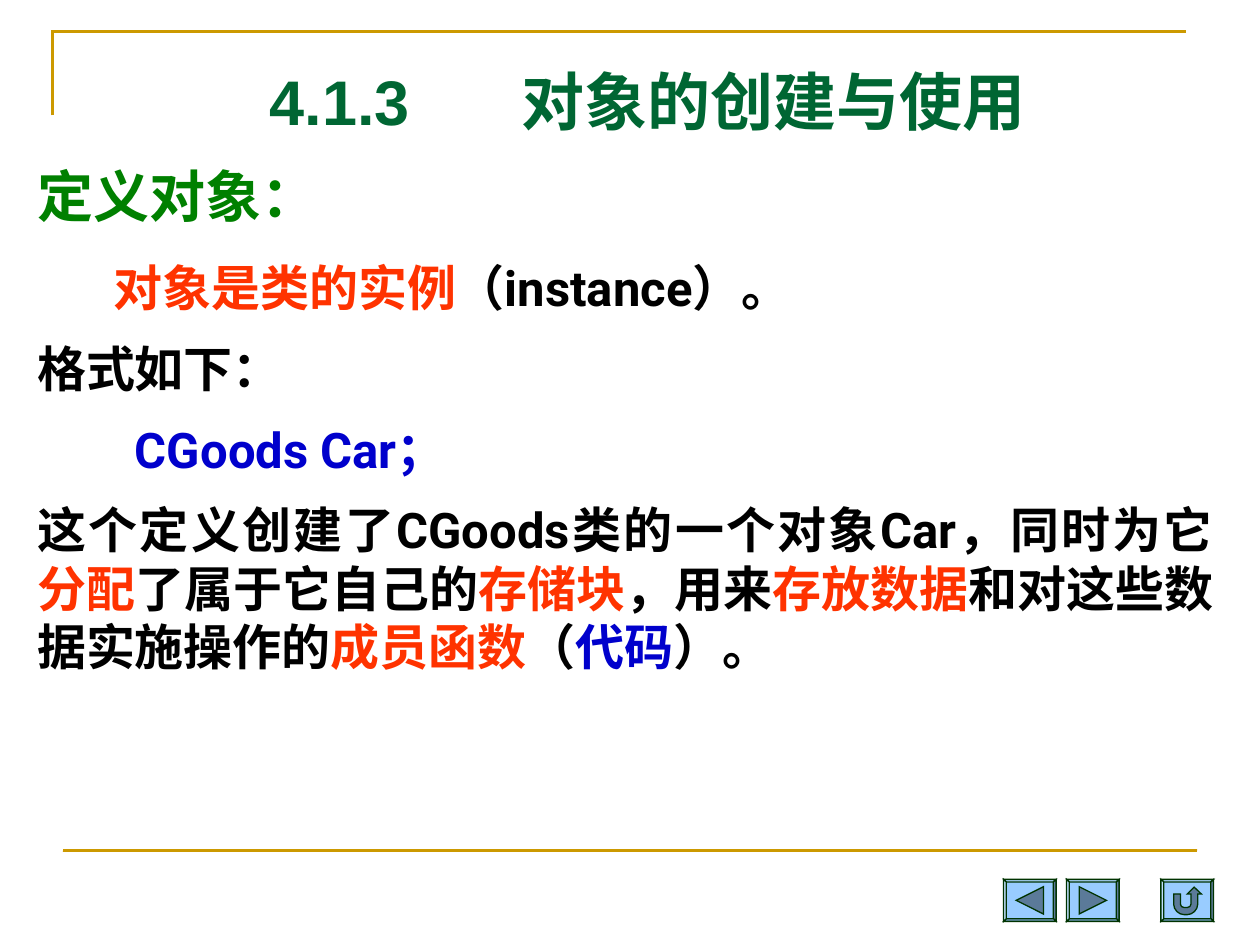
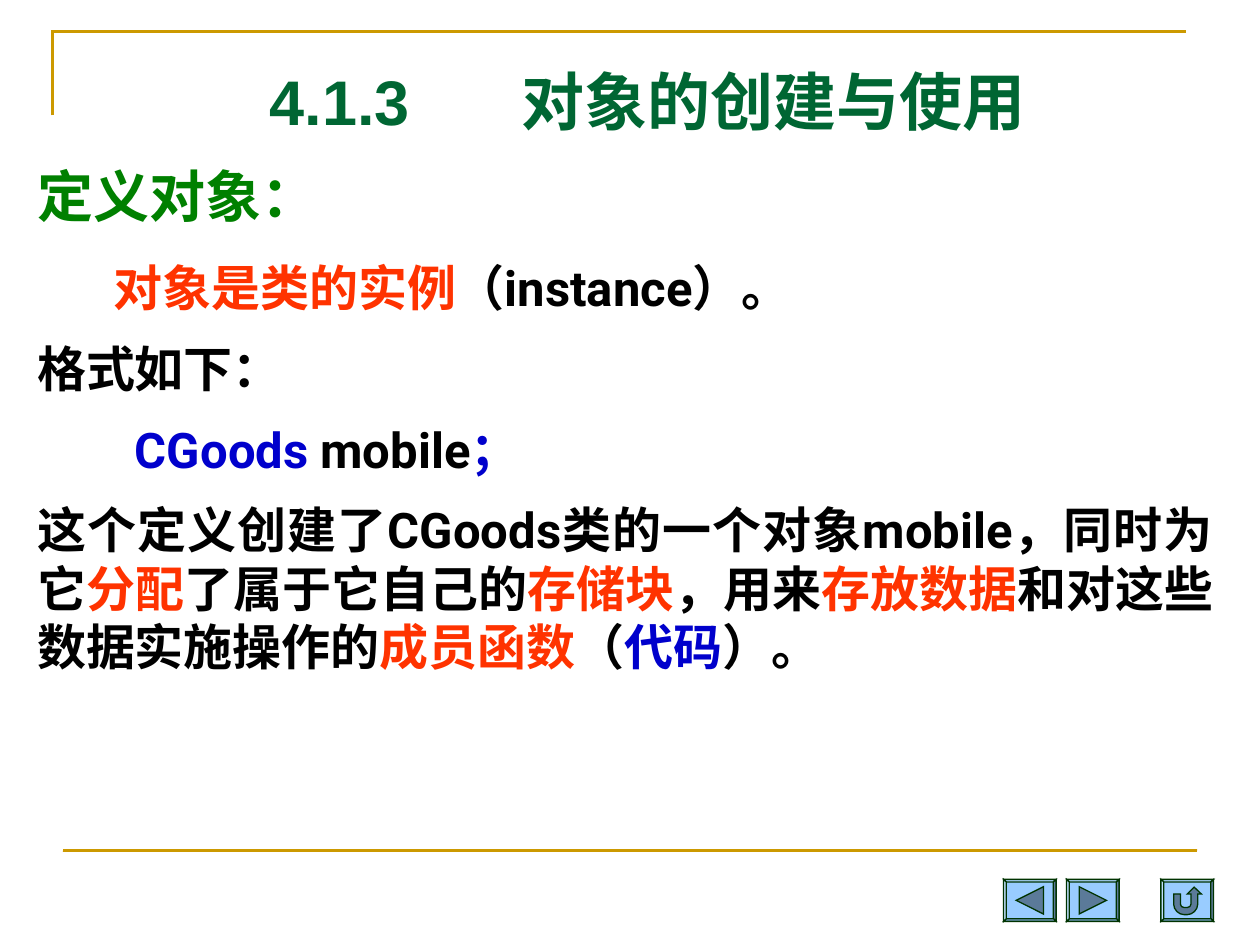
Before and after one commit to Changhe160/Changhe160.github.io, a slide deck: slide 13 of teachingRes/Cplusplus/unit04类与对象.ppt (slide 16 before the commit). Drawn at 1260x945 pixels with LibreOffice and Linux fonts; fonts in the diff are those of the drawing. Boxes give left, top, right and bottom in pixels: in the first picture for what was removed or moved away, otherwise in the second. Text is boxed around its words. In the diff, an @@ line names an element or a change of style, - is before the commit and + after.

```diff
--- a/teachingRes/Cplusplus/unit04类与对象.ppt
+++ b/teachingRes/Cplusplus/unit04类与对象.ppt
@@ text at [37, 431, 1213, 670]: text changed @@
-CGoods Car；
-这个定义创建了CGoods类的一个对象Car，同时为它分配了属于它自己的存储块，用来存放数据和对这些数据实施操作的成员函数（代码）。
+CGoods mobile；
+这个定义创建了CGoods类的一个对象mobile，同时为它分配了属于它自己的存储块，用来存放数据和对这些数据实施操作的成员函数（代码）。
```
Also in this commit, not shown: 18 other slides changed, 6 slides removed.
